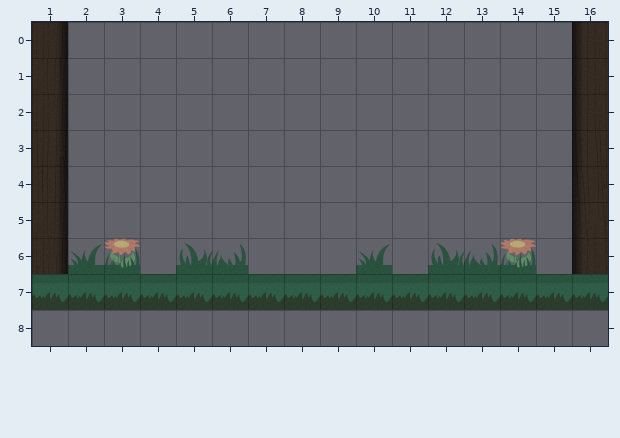
Two states of a Tiled map, game/2.tmx. The first picture shows the starting point.
Cells are 128x128 px. Shown: x 1..16, y 0..8. Tiles whose own drawing changed are shown in their newer look in all pictures.
Once edited:
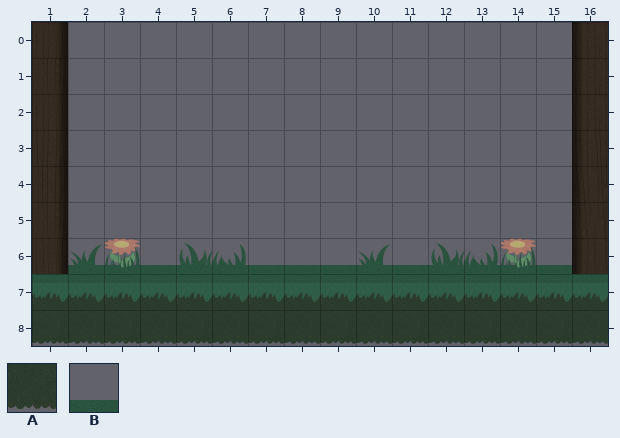
Key: from "default": A 24, B 59.
_ is an empty cell.
From old to new:
Layer "Tile Layer 1":
y 6: x 4 _ -> B; x 7..9 ___ -> BBB; x 11 _ -> B; x 15 _ -> B
y 8: x 1..16 ________________ -> AAAAAAAAAAAAAAAA
Where, in picture pixels (left, top, right, bottom), the same in both pictures:
added: (140, 265, 176, 274)
added: (248, 265, 356, 274)
added: (392, 265, 428, 274)
added: (536, 265, 572, 274)
added: (32, 310, 608, 344)
